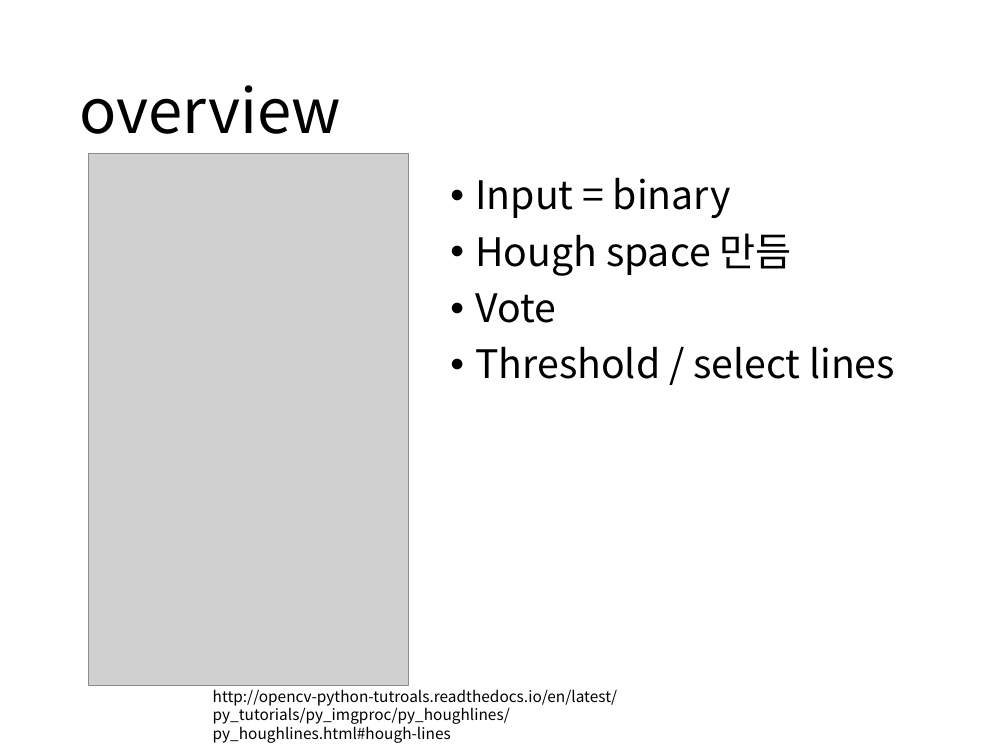
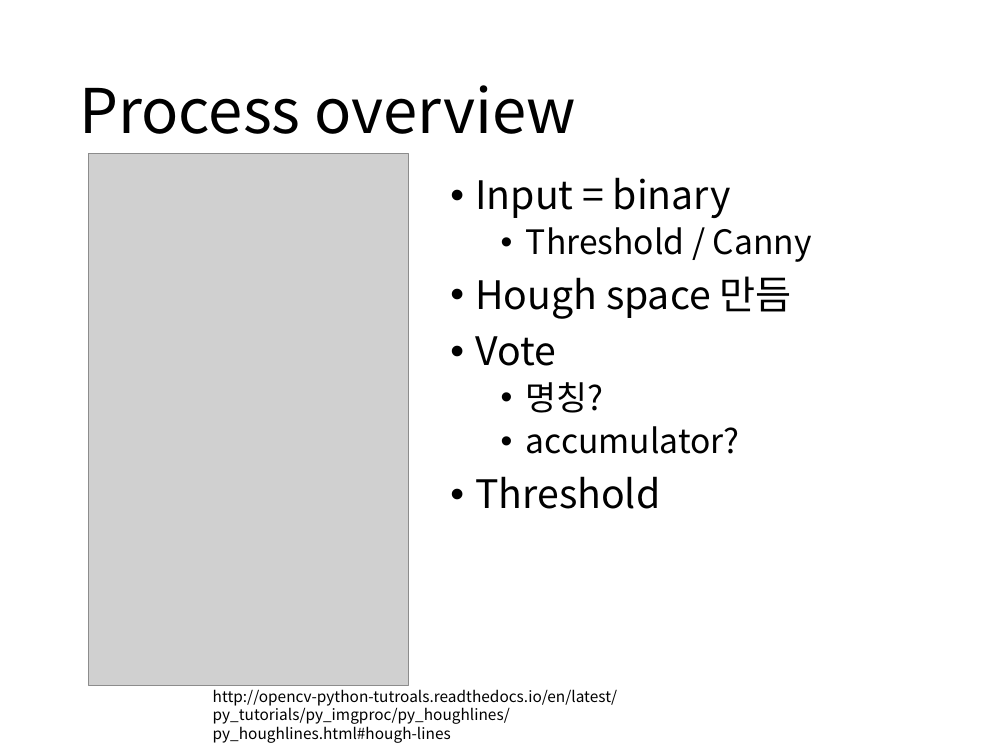
Before and after one commit to boy1089/MyProject, a slide deck: slide 3 of hough transform/hough transform ver1.pptx. Drawn at 1008x756 pixels with LibreOffice and Linux fonts; fonts in the diff are those of the drawing; grey boxes stand for pictures. Boxes give left, top, right and bottom in pixels: in the first picture for what was removed or moved away, otherwise in the second. Text is boxed around its words. In the diff, an @@ line names an element or a change of style, - is before the commit and + after.

```diff
--- a/hough transform/hough transform ver1.pptx
+++ b/hough transform/hough transform ver1.pptx
@@ title at (x1=79, y1=85, x2=576, y2=134): text changed @@
-overview
+Process overview
@@ text at (x1=526, y1=227, x2=812, y2=262): paragraph added @@
+  • Threshold / Canny
@@ text at (x1=475, y1=382, x2=740, y2=509): text changed; size 28 to 24 pt @@
-• Threshold / select lines
+  • 명칭?
+  • accumulator?
+• Threshold
```
Also in this commit, not shown: 2 other slides changed, 4 slides added, 4 other files.
